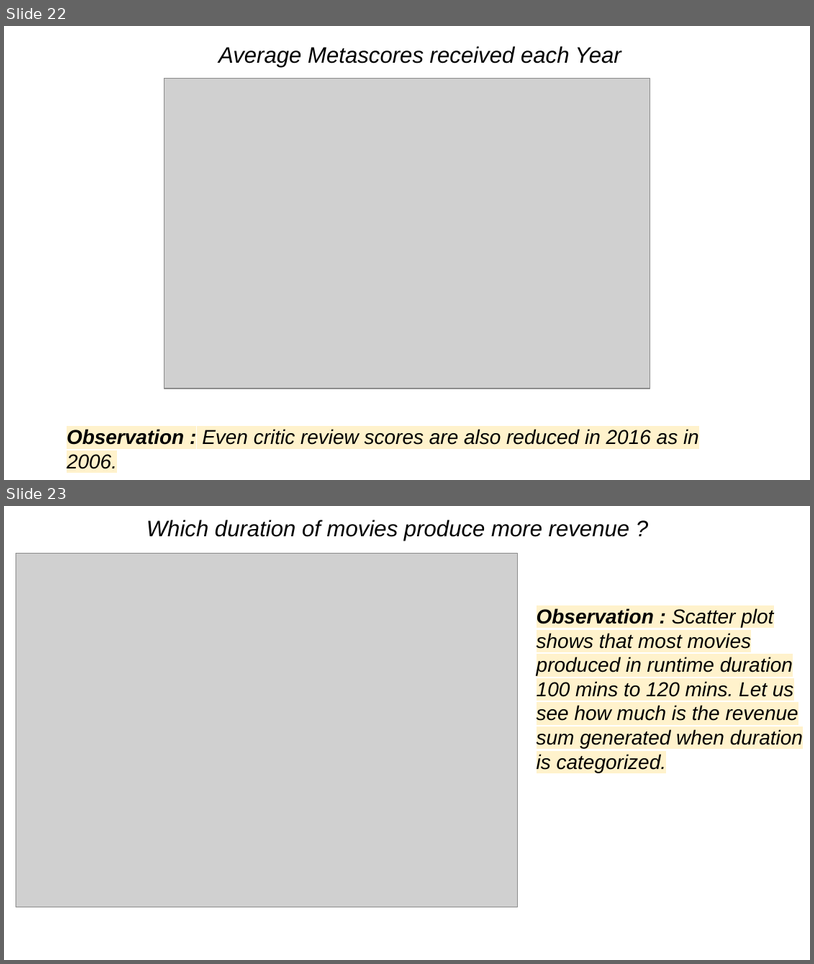
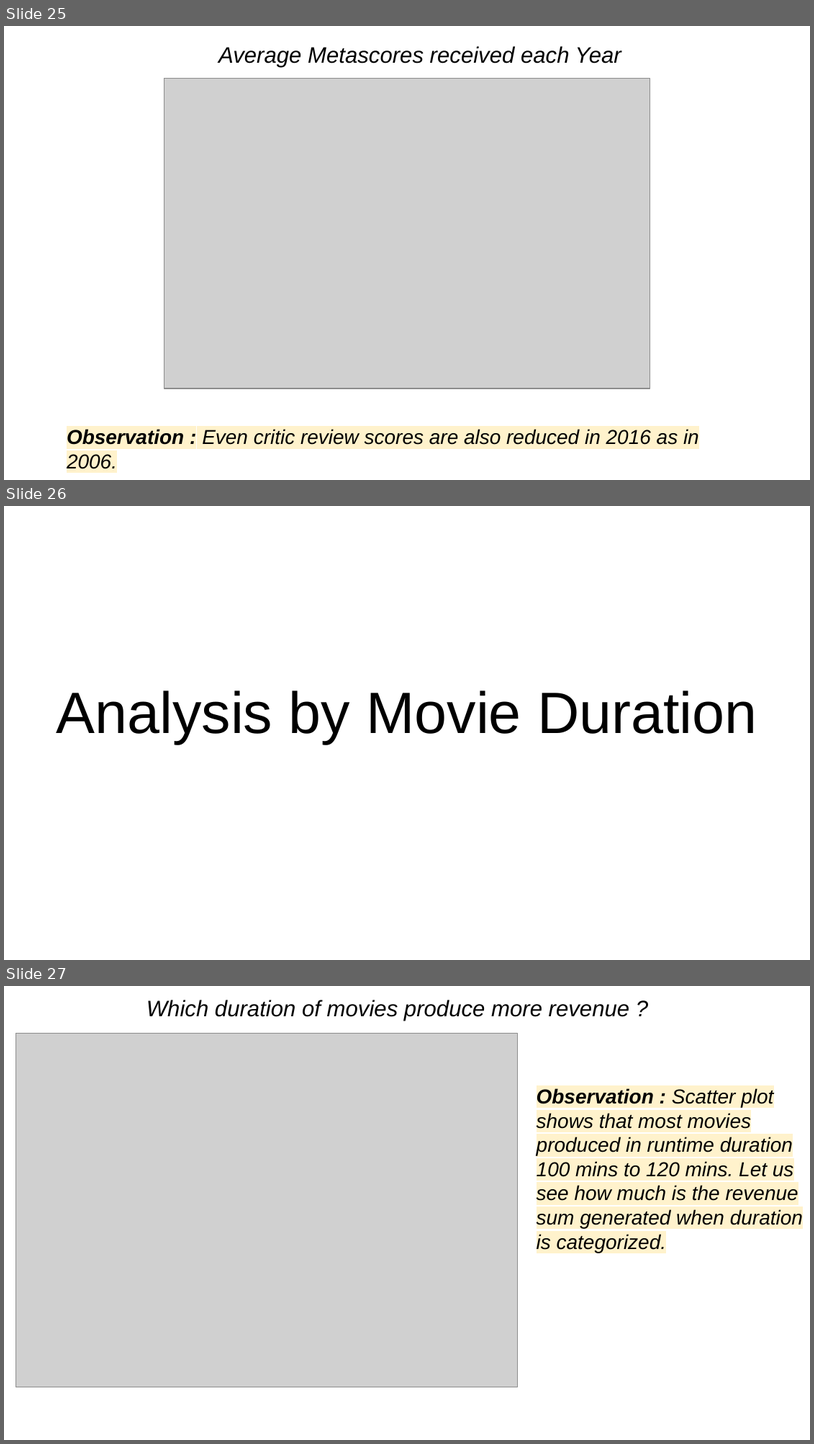
Before and after one commit to vaibhavjavadekar/practice-datasets, a slide deck: 1000moviesdataset/1000 Movies Dataset EDA.pptx. Shown one above the other, each under a label of ours: slides 22 and 23 before the commit, slides 25, 26 and 27 after it. The pictures are 814x964 and 814x1444 pixels, drawn with LibreOffice and Linux fonts; fonts in the diff are those of the drawing; grey boxes stand for pictures. Boxes give left, top, right and bottom in pixels: in the first picture for what was removed or moved away, otherwise in the second. Text is boxed around its words. In the diff, an @@ line names an element or a change of style, - is before the commit and + after.

Commit message:
Adding 1000moviesdataset presentation

```diff
--- a/1000moviesdataset/1000 Movies Dataset EDA.pptx
+++ b/1000moviesdataset/1000 Movies Dataset EDA.pptx
@@ slide 26 added at [4,506,810,960], background #FFFFFF @@
@@ title added at [57,690,757,743], 52 pt, text #000000 @@
+Analysis by Movie Duration
@@ what was slide 22 is now slide 25 @@
@@ what was slide 23 is now slide 27 @@
```
Also in this commit, not shown: 3 slides changed, 3 other slides added, 1 other file.
